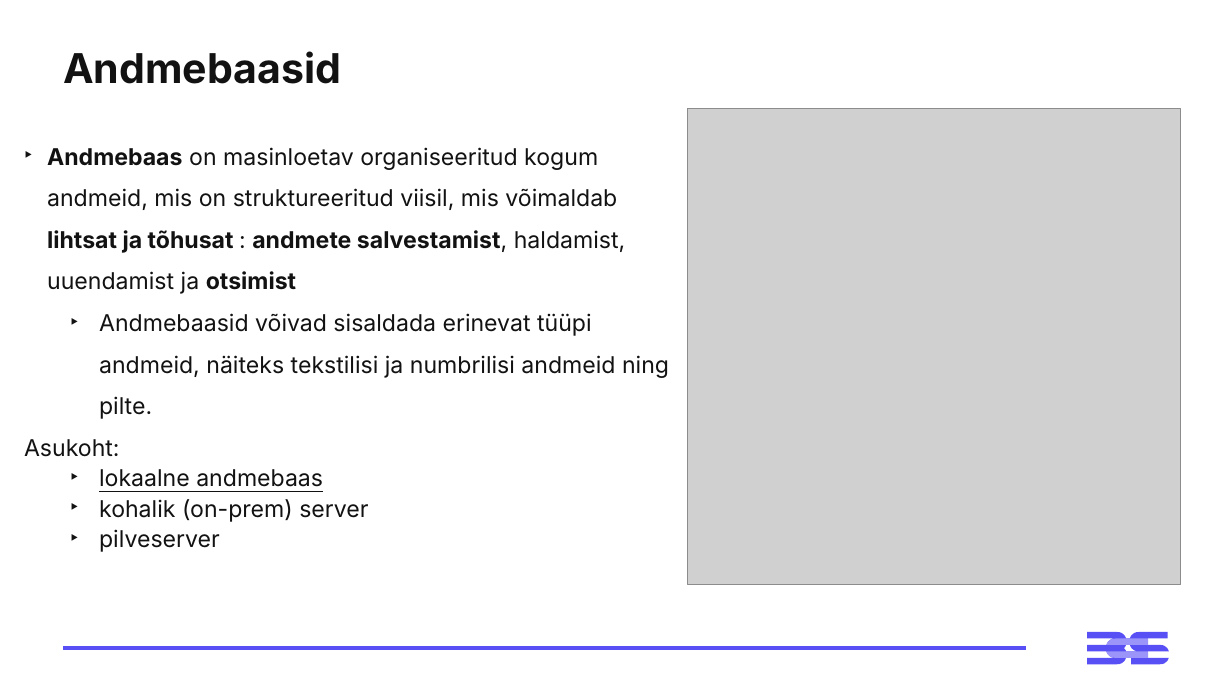
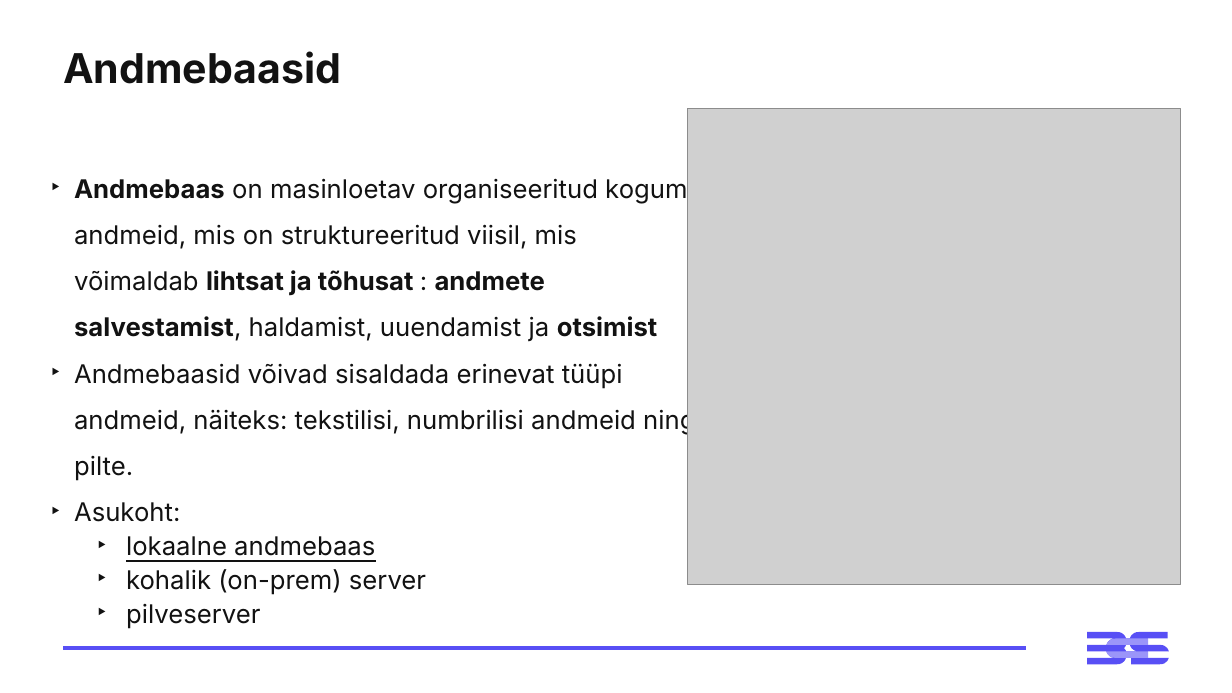
Before and after one commit to emilieabel/andmetarkus, a slide deck: slide 5 of Materjalid/Day6 SQL/6-paev-andmetarkus-esitlus.pptx. Drawn at 1232x693 pixels with LibreOffice and Linux fonts; fonts in the diff are those of the drawing; grey boxes stand for pictures. Boxes give left, top, right and bottom in pixels: in the first picture for what was removed or moved away, otherwise in the second. Text is boxed around its words. In the diff, an @@ line names an element or a change of style, - is before the commit and + after.

```diff
--- a/Materjalid/Day6 SQL/6-paev-andmetarkus-esitlus.pptx
+++ b/Materjalid/Day6 SQL/6-paev-andmetarkus-esitlus.pptx
@@ text "Andmebaas on masinloetav organiseeritud kogum ..." moved from (x1=24, y1=147, x2=669, y2=552) to (x1=74, y1=178, x2=695, y2=595) @@
@@ text at (x1=74, y1=178, x2=687, y2=595): size 18 to 20 pt in "Andmebaas on masinloetav organiseeritud kogum andmeid, mis ...", "Asukoht:", "lokaalne andmebaas", "kohalik (on-prem) server" and 1 more places; bullet none to ‣ @@
@@ text at (x1=74, y1=363, x2=695, y2=481): text changed; size 18 to 20 pt @@
-  ‣ Andmebaasid võivad sisaldada erinevat tüüpi andmeid, näiteks tekstilisi ja numbrilisi andmeid ning pilte.
+‣ Andmebaasid võivad sisaldada erinevat tüüpi andmeid, näiteks: tekstilisi, numbrilisi andmeid ning pilte.
```
Also in this commit, not shown: 8 other slides changed, 3 other files.
